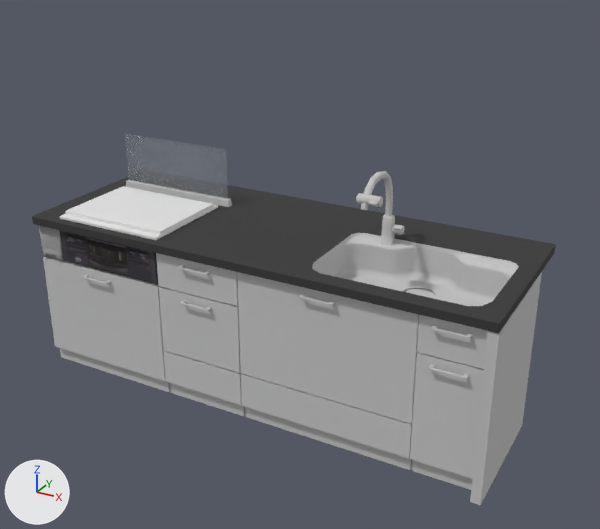
A saved change to the Blender file tofu/Asset/Models/Kitchen/kitchen.blend.
Rendered twice from a 50 mm camera at (1.88, -3.25, 1.46) aimed at (0.1, -0.01, -0.16). The axes (+X, +Y, +Z) are drawn at lower left. The lights are the same throughout. The picture after the commit comes second.

The older version as bpy lines, for what is in view:
```python
ob_15_primitive = bpy.data.objects.new('15_primitive', me_geometry_15)
ob_15_primitive.parent = ob_part_2_model_001
ob_15_primitive.location = (0.015, -0.00681, 0.003)
ob_15_primitive.scale = (683.0, 34.9, 35.0)
ob_18_primitive = bpy.data.objects.new('18_primitive', me_geometry_18)
ob_18_primitive.parent = ob_part_2_model_001
ob_18_primitive.location = (0.015, -0.00681, 0.003)
ob_18_primitive.scale = (653.0, 265.0, 5.0)
ob_19_primitive = bpy.data.objects.new('19_primitive', me_geometry_19)
ob_19_primitive.parent = ob_part_2_model_001
ob_19_primitive.location = (0.015, -0.00622, 0.003)
ob_19_primitive.scale = (803.0, 174.0, 521.0)
ob_3_primitive_001 = bpy.data.objects.new('3_primitive.001', me_geometry_3_001)
ob_3_primitive_001.parent = ob_part_2_model_001
ob_3_primitive_001.location = (0.015, -0.00681, 0.003)
ob_3_primitive_001.scale = (2400.0, 40.0, 900.0)
ob_4_primitive_001 = bpy.data.objects.new('4_primitive.001', me_geometry_4_001)
ob_4_primitive_001.parent = ob_part_2_model_001
ob_4_primitive_001.location = (0.015, 0.0, 0.003)
ob_4_primitive_001.scale = (2340.0, 705.0, 20.0)
ob_5_primitive_001 = bpy.data.objects.new('5_primitive.001', me_geometry_5_001)
ob_5_primitive_001.parent = ob_part_2_model_001
ob_5_primitive_001.location = (0.015, -0.00681, 0.003)
ob_5_primitive_001.scale = (2350.0, 810.0, 585.0)
ob_col1 = bpy.data.objects.new('COL1', me_立方体_001)
ob_col1.location = (0.0, 0.0, 0.007)
ob_col2 = bpy.data.objects.new('COL2', me_立方体_002)
ob_col2.location = (0.0, 0.0, 0.007)
ob_model_001 = bpy.data.objects.new('Model.001', None)
ob_model_001.parent = ob_z_up_001
ob_model_001.location = (0.0, 0.0, -0.857)
ob_model_001.rotation_euler = (-1.571, 0.0, 0.0)  # degrees (-90, 0, 0)
# also in view: '17_primitive.001' at (0.09, -0.43, -0.18); '7_primitive.001' at (1.18, -0.12, -0.45); '14_primitive.001' at (-0.75, -0.41, -0.13); '21_primitive' at (0.52, -0.01, 0.17)
```
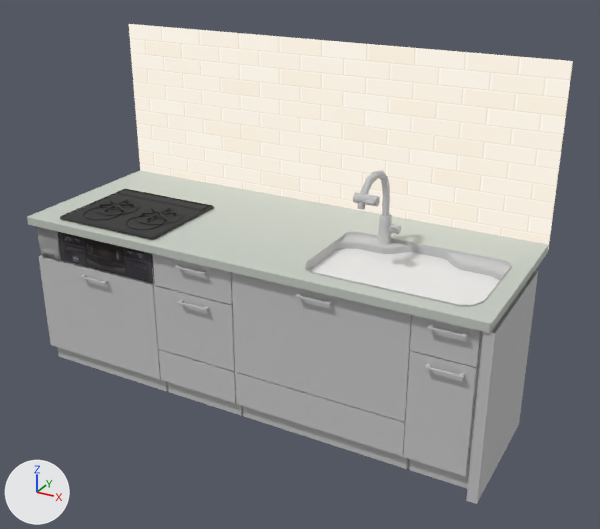
ob_model_001 is not drawn itself; it is the parent of ob_part_0_001.

What differs and where, as boxes (x1, y1, x2, y2) in the pictures (600 x 529 px):
'平面.001', added: after (129, 24, 573, 249)
'4_primitive.001', moved: before (43, 253, 487, 479); after (39, 254, 481, 477)
'3_primitive.001', recoloured, moved: before (32, 177, 556, 333); after (27, 171, 548, 333)
'19_primitive', moved: before (312, 233, 519, 306); after (306, 232, 512, 306)
'7_primitive.001', moved: before (470, 272, 542, 505); after (466, 270, 538, 504)
'平面', added: after (310, 248, 500, 305)
'18_primitive', deleted: before (125, 134, 228, 199)
'5_primitive.001', moved: before (60, 236, 472, 490); after (58, 261, 483, 489)
'COL1', hidden: before (65, 186, 214, 235)
'14_primitive.001', moved: before (60, 231, 158, 284); after (58, 232, 155, 284)
'9_primitive', moved (not visible before): after (64, 190, 210, 236)
'21_primitive', moved: before (361, 171, 405, 245); after (357, 171, 401, 245)
'17_primitive.001', moved: before (82, 265, 473, 380); after (79, 264, 469, 379)
'COL2', hidden: before (59, 205, 218, 240)
'15_primitive', deleted: before (126, 180, 232, 207)
'10_primitive', moved: before (63, 209, 215, 239); after (60, 189, 214, 239)
'8_primitive.001', moved: before (39, 226, 63, 260); after (37, 227, 61, 260)
'11_primitive', moved (not visible before): after (93, 199, 184, 224)
'22_primitive', moved: before (356, 193, 403, 235); after (353, 192, 401, 234)
'13_primitive', moved (not visible before): after (99, 198, 181, 221)
'20_primitive', moved (not visible afterwards): before (405, 289, 436, 299)
'12_primitive', moved (not visible before): after (83, 207, 165, 230)
'16_primitive', moved (not visible afterwards): before (401, 286, 439, 299)

What changed in the scene script:
```text
Add img_tile3_png:
    img_tile3_png = load_image('tile3.png', '../../Textures/AllScene/tile3.png', 1280, 720, 'sRGB')
Change mat_color12material_effect_001:
    mat_color12material_effect_001.base_color: (0.0392, 0.0392, 0.0392) -> (0.552, 0.59, 0.535)  # dark grey #383838 -> light grey #c4cac1
Add mat_マテリアル:
    mat_マテリアル = bpy.data.materials.new('マテリアル')
    mat_マテリアル.use_nodes = True; mat_マテリアル.node_tree.nodes.clear()
    _N = mat_マテリアル.node_tree.nodes; _L = mat_マテリアル.node_tree.links
    n0 = _N.new('ShaderNodeOutputMaterial'); n0.name = 'マテリアル出力'
    n1 = _N.new('ShaderNodeBackground'); n1.name = '背景'
    n2 = _N.new('ShaderNodeTexImage'); n2.name = '画像テクスチャ'
    n2.image = img_tile3_png
    _L.new(n1.outputs[0], n0.inputs[0])  # 'Background' to 'Surface'
    _L.new(n2.outputs[0], n1.inputs[0])  # 'Color' to 'Color'
Add me_平面_001:
    me_平面_001.from_pydata(...)  # 4 vertices, 1 face; spans x -1.0..1.0, y -1.0..1.0, z 0.0
    me_平面_001.materials.append(mat_マテリアル)
Add me_平面:
    me_平面.from_pydata([(-0.392, -0.247, 0.0), (0.392, -0.247, 0.0), (-0.392, 0.247, 0.0), (0.392, 0.247, 0.0)], [], [(0, 1, 3), (0, 3, 2)])
Change ob_col1:
    add ob_col1.hide_set(True)
Change ob_col2:
    add ob_col2.hide_set(True)
Change ob_model_001:
    ob_model_001.location: (0.0, 0.0, -0.857) -> (-0.0158, 0.0, -0.857)
Remove ob_15_primitive:
    ob_15_primitive = bpy.data.objects.new('15_primitive', me_geometry_15)
    ob_15_primitive.parent = ob_part_2_model_001
    ob_15_primitive.location = (0.015, -0.00681, 0.003)
    ob_15_primitive.scale = (683.0, 34.9, 35.0)
Remove ob_18_primitive:
    ob_18_primitive = bpy.data.objects.new('18_primitive', me_geometry_18)
    ob_18_primitive.parent = ob_part_2_model_001
    ob_18_primitive.location = (0.015, -0.00681, 0.003)
    ob_18_primitive.scale = (653.0, 265.0, 5.0)
Change ob_19_primitive:
    ob_19_primitive.location: (0.015, -0.00622, 0.003) -> (0.000521, -0.00622, 0.000135)
Change ob_3_primitive_001:
    ob_3_primitive_001.location: (0.015, -0.00681, 0.003) -> (-0.000838, 0.0, 0.0)
Change ob_4_primitive_001:
    ob_4_primitive_001.location: (0.015, 0.0, 0.003) -> (0.0, 0.0, 0.003)
Add ob_平面_001:
    ob_平面_001 = bpy.data.objects.new('平面.001', me_平面_001)
    ob_平面_001.location = (-0.031, 0.45, 0.396)
    ob_平面_001.rotation_euler = (1.571, 0.0, 0.0)  # degrees (90, 0, 0)
    ob_平面_001.scale = (1.2, 0.437, 1.0)
Add ob_平面:
    ob_平面 = bpy.data.objects.new('平面', me_平面)
    ob_平面.location = (0.7, -0.103, -0.05)
    ob_平面.scale = (1.06, 1.06, 1.0)
```
